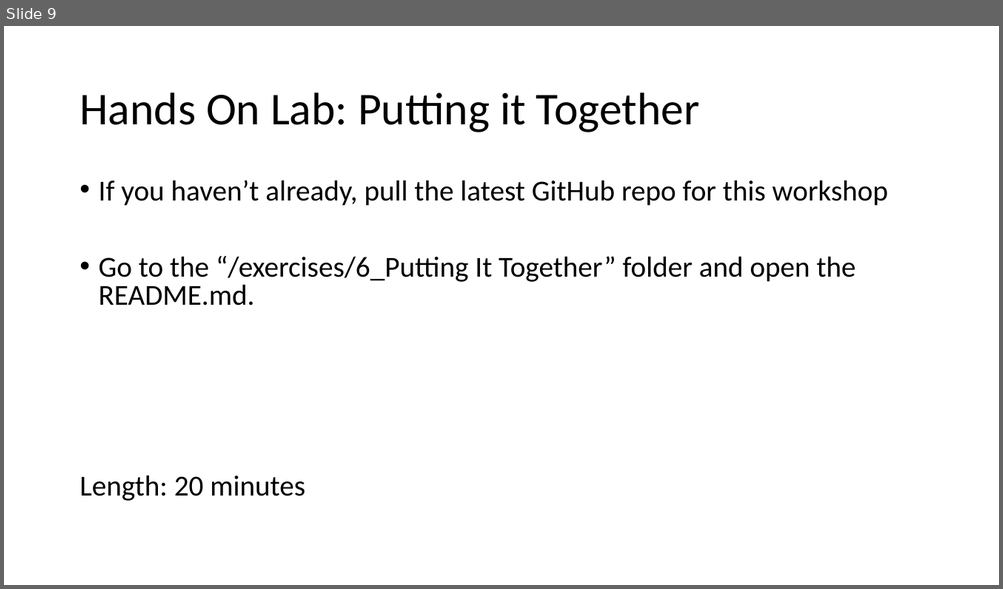
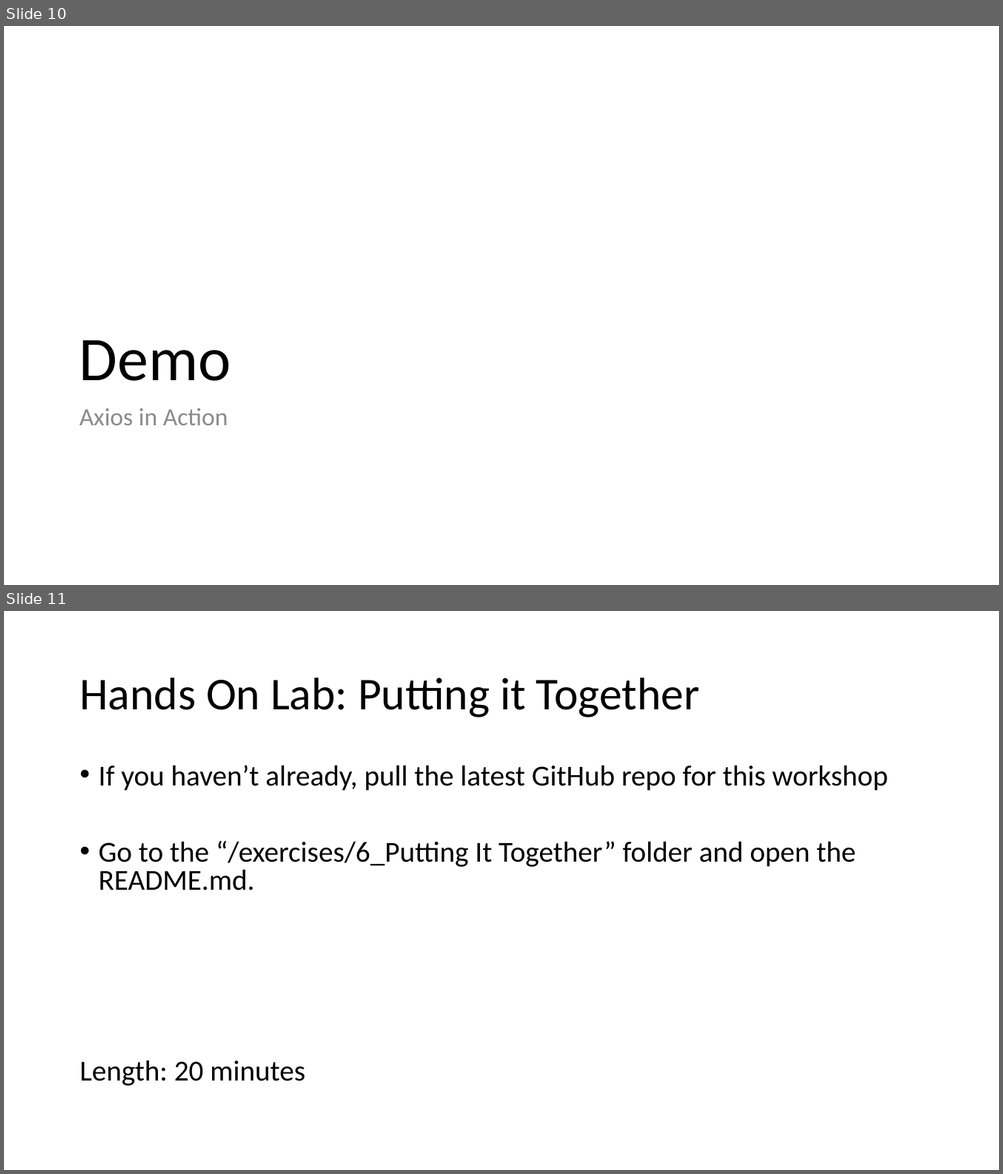
Before and after one commit to 1kevgriff/Workshop-SPA-with-ASPNETCORE-VueJS, a slide deck: Slides/7_Putting it Together.pptx. Shown one above the other, each under a label of ours: slide 9 before the commit, slides 10 and 11 after it. The pictures are 1003x589 and 1003x1174 pixels, drawn with LibreOffice and Linux fonts; fonts in the diff are those of the drawing. Boxes give left, top, right and bottom in pixels: in the first picture for what was removed or moved away, otherwise in the second. Text is boxed around its words. In the diff, an @@ line names an element or a change of style, - is before the commit and + after.

```diff
--- a/Slides/7_Putting it Together.pptx
+++ b/Slides/7_Putting it Together.pptx
@@ slide 10 added at (4, 26, 999, 585), background #FFFFFF @@
@@ title added at (79, 340, 231, 381), 60 pt, text #000000 @@
+Demo
@@ text added at (79, 409, 228, 426), 24 pt, text #8C8C8C @@
+Axios in Action
@@ what was slide 9 is now slide 11 @@
```
Also in this commit, not shown: 1 other slide added, 4 other files.
